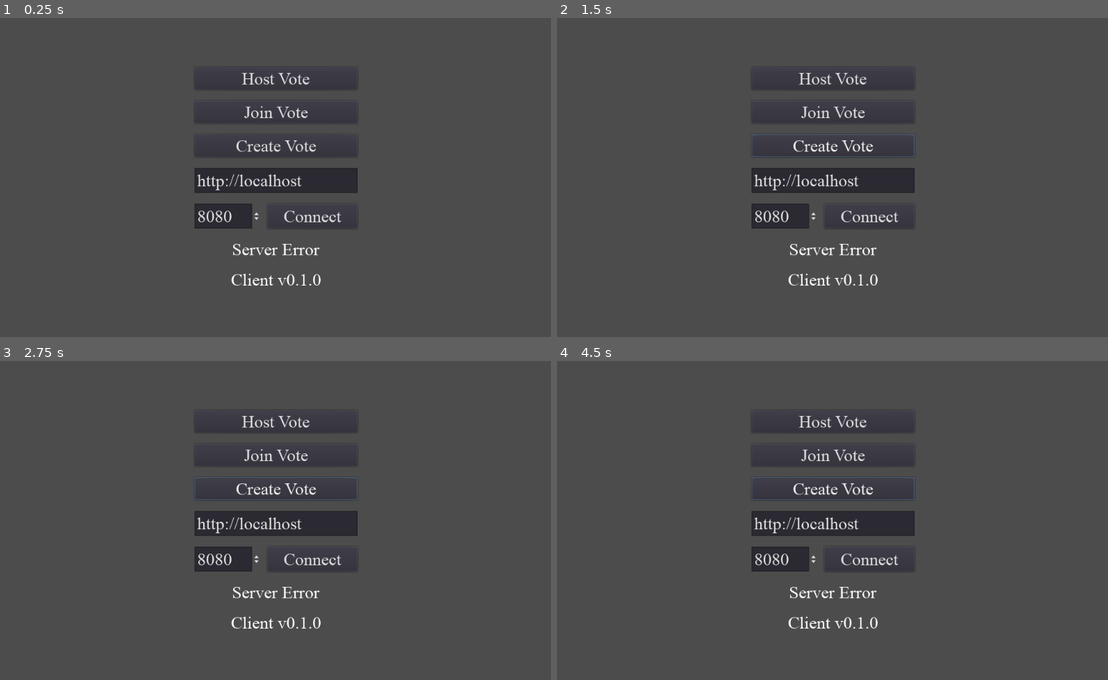
Above: before the commit, frames 1-4 (two rows, left to right).
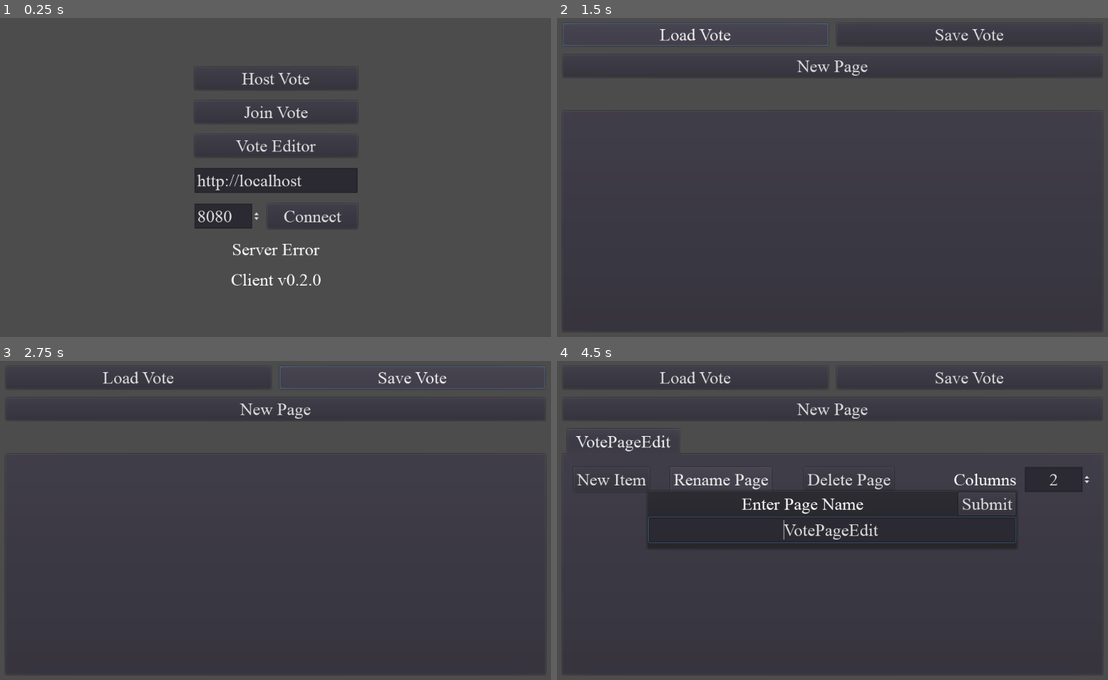
Above: after the commit, the same moments.

Repository: muckas/live-voter-client
Game: Godot game, scene res://scenes/Menu.tscn
Two runs of this game, one before a commit and one after it. Both use one fixed random seed, a clock stepped at 60 frames per second and the inputs below. The engine's default icon, where the game draws it, is replaced by a stand-in: a white triangle on a blue panel in a dark square.
Inputs (mouse positions are in pixels of both pictures, inside the frame that each line leads up to):
- Up to frame 1 (0.25 s): no input
- Up to frame 2 (1.5 s): click (832, 145) at 0.5 s, where only the run before the commit has a clickable "Create Vote"; click (694, 33) at 1.25 s, where only the run after the commit has a clickable "Load Vote"
- Up to frame 3 (2.75 s): click (413, 376) at 2 s, where only the run after the commit has a clickable "Save Vote"
- Up to frame 4 (4.5 s): click (832, 408) at 2.75 s, where only the run after the commit has a clickable "New Page"; click (1025, 504) at 3.5 s, where only the run after the commit has a clickable "Submit"; click (722, 479) at 4.25 s, where only the run after the commit has a clickable "Rename Page"

The runs differ from the first frame. In frame 1, 0.3% of the frame differs, in the area x 42-58%, y 38-84%; in frame 2, 2.8%; in frame 3, 2.8%; in frame 4, 13%, in the area x 2-97%, y 3-99%.

Commit message:
Vote Editor

Diff:
--- a/global/autoload/Global.gd
+++ b/global/autoload/Global.gd
@@ -1,7 +1,9 @@
 extends Node
 
-const VERSION = "0.1.0"
+const VERSION = "0.2.0"
 
 var server_url:String = "http://localhost"
 var server_port:int = 8080
 var server_ok:bool = false
+
+var file_dialog_path:String
--- /dev/null
+++ b/objects/VoteItemEdit.gd
@@ -0,0 +1,45 @@
+extends Control
+class_name VoteItemEdit
+
+var name_hover:bool = false
+
+onready var vbox:VBoxContainer = $VBoxContainer
+onready var name_edit:LineEdit = $VBoxContainer/NameEdit
+onready var name_button:Button = $VBoxContainer/NameButton
+onready var file_dialog:FileDialog = $FileDialog
+onready var texture_rect:TextureRect = $VBoxContainer/TextureRect
+
+func _ready() -> void:
+	connect("resized", self, "_on_self_resized")
+	_on_self_resized()
+
+
+func _on_self_resized() -> void:
+	vbox.rect_size = rect_size
+
+func _on_NameButton_pressed() -> void:
+	name_button.visible = false
+	name_edit.visible = true
+	name_edit.grab_focus()
+
+func _on_NameEdit_text_entered(_new_text:String) -> void:
+	name_button.text = name_edit.text
+	name_button.visible = true
+	name_edit.visible = false
+
+func _on_BtRemove_pressed() -> void:
+	queue_free()
+
+func _on_BtLoadImage_pressed() -> void:
+	if Global.file_dialog_path:
+		file_dialog.set_current_dir(Global.file_dialog_path)
+	file_dialog.popup_centered()
+
+func _on_FileDialog_file_selected(path:String) -> void:
+	file_dialog.visible = false
+	Global.file_dialog_path = file_dialog.get_current_dir()
+	var img = Image.new()
+	var tex = ImageTexture.new()
+	img.load(path)
+	tex.create_from_image(img)
+	texture_rect.texture = tex
--- /dev/null
+++ b/objects/VoteItemEdit.tscn
@@ -0,0 +1,74 @@
+[gd_scene load_steps=4 format=2]
+
+[ext_resource path="res://ui/themes/main_theme.tres" type="Theme" id=1]
+[ext_resource path="res://icon.png" type="Texture" id=2]
+[ext_resource path="res://objects/VoteItemEdit.gd" type="Script" id=3]
+
+[node name="VoteItemEdit" type="Control"]
+anchor_right = 0.361
+anchor_bottom = 0.5
+margin_right = 0.335968
+size_flags_horizontal = 3
+size_flags_vertical = 3
+theme = ExtResource( 1 )
+script = ExtResource( 3 )
+
+[node name="VBoxContainer" type="VBoxContainer" parent="."]
+anchor_right = 1.0
+anchor_bottom = 1.0
+margin_right = 3.05176e-05
+size_flags_horizontal = 3
+size_flags_vertical = 3
+custom_constants/separation = 16
+
+[node name="TextureRect" type="TextureRect" parent="VBoxContainer"]
+margin_right = 370.0
+margin_bottom = 242.0
+size_flags_horizontal = 3
+size_flags_vertical = 3
+texture = ExtResource( 2 )
+expand = true
+stretch_mode = 6
+
+[node name="NameEdit" type="LineEdit" parent="VBoxContainer"]
+visible = false
+margin_top = 202.0
+margin_right = 370.0
+margin_bottom = 248.0
+size_flags_horizontal = 3
+align = 1
+placeholder_text = "Vote Item Name"
+
+[node name="NameButton" type="Button" parent="VBoxContainer"]
+margin_top = 258.0
+margin_right = 370.0
+margin_bottom = 300.0
+text = "Vote Item Name"
+
+[node name="BtRemove" type="Button" parent="."]
+margin_right = 42.0
+margin_bottom = 42.0
+text = "X"
+
+[node name="BtLoadImage" type="Button" parent="."]
+margin_top = 42.0
+margin_right = 62.0
+margin_bottom = 84.0
+text = "img"
+
+[node name="FileDialog" type="FileDialog" parent="."]
+margin_left = 82.0
+margin_top = 54.0
+margin_right = 917.0
+margin_bottom = 550.0
+window_title = "Open a File"
+resizable = true
+mode = 0
+access = 2
+
+[connection signal="focus_exited" from="VBoxContainer/NameEdit" to="." method="_on_NameEdit_text_entered" binds= [ "" ]]
+[connection signal="text_entered" from="VBoxContainer/NameEdit" to="." method="_on_NameEdit_text_entered"]
+[connection signal="pressed" from="VBoxContainer/NameButton" to="." method="_on_NameButton_pressed"]
+[connection signal="pressed" from="BtRemove" to="." method="_on_BtRemove_pressed"]
+[connection signal="pressed" from="BtLoadImage" to="." method="_on_BtLoadImage_pressed"]
+[connection signal="file_selected" from="FileDialog" to="." method="_on_FileDialog_file_selected"]
--- /dev/null
+++ b/objects/VotePageEdit.gd
@@ -0,0 +1,37 @@
+extends Control
+class_name VotePageEdit
+
+export(PackedScene) var vote_item_scene:PackedScene
+
+onready var vbox:VBoxContainer = $VBoxContainer
+onready var grid:GridContainer = $VBoxContainer/GridContainer
+onready var name_popup:Popup = $NamePopup
+onready var name_edit:LineEdit = $NamePopup/VBoxContainer/PageNameEdit
+
+func _ready() -> void:
+	connect("resized", self, "_on_self_resized")
+	_on_self_resized()
+
+
+func _on_self_resized() -> void:
+	vbox.rect_position = Vector2(16, 16)
+	vbox.rect_size = rect_size - Vector2(32, 32)
+
+func _on_BtNewItem_pressed() -> void:
+	var vote_item_instance = vote_item_scene.instance()
+	grid.add_child(vote_item_instance)
+
+func _on_ColumnsSpinBox_value_changed(value:int) -> void:
+	grid.columns = value
+
+func _on_BtRenamePage_pressed():
+	name_edit.text = get_name()
+	name_popup.popup_centered()
+	name_edit.grab_focus()
+
+func _on_PageNameEdit_text_entered(_new_text:String) -> void:
+	name_popup.visible = false
+	set_name(name_edit.text)
+
+func _on_BtDeletePage_pressed():
+	queue_free()
--- /dev/null
+++ b/objects/VotePageEdit.tscn
@@ -0,0 +1,124 @@
+[gd_scene load_steps=4 format=2]
+
+[ext_resource path="res://objects/VoteItemEdit.tscn" type="PackedScene" id=1]
+[ext_resource path="res://ui/themes/main_theme.tres" type="Theme" id=2]
+[ext_resource path="res://objects/VotePageEdit.gd" type="Script" id=3]
+
+[node name="VotePageEdit" type="Control"]
+anchor_right = 1.0
+anchor_bottom = 1.0
+size_flags_horizontal = 3
+size_flags_vertical = 3
+theme = ExtResource( 2 )
+script = ExtResource( 3 )
+vote_item_scene = ExtResource( 1 )
+
+[node name="VBoxContainer" type="VBoxContainer" parent="."]
+margin_right = 1024.0
+margin_bottom = 600.0
+custom_constants/separation = 16
+
+[node name="HBoxContainer" type="HBoxContainer" parent="VBoxContainer"]
+margin_right = 1024.0
+margin_bottom = 46.0
+custom_constants/separation = 16
+
+[node name="BtNewItem" type="Button" parent="VBoxContainer/HBoxContainer"]
+margin_right = 139.0
+margin_bottom = 46.0
+size_flags_horizontal = 0
+text = "New Item"
+
+[node name="BtRenamePage" type="Button" parent="VBoxContainer/HBoxContainer"]
+margin_left = 202.0
+margin_right = 388.0
+margin_bottom = 46.0
+size_flags_horizontal = 10
+text = "Rename Page"
+
+[node name="BtDeletePage" type="Button" parent="VBoxContainer/HBoxContainer"]
+margin_left = 472.0
+margin_right = 637.0
+margin_bottom = 46.0
+size_flags_horizontal = 10
+text = "Delete Page"
+
+[node name="ColumnsLabel" type="Label" parent="VBoxContainer/HBoxContainer"]
+margin_left = 771.0
+margin_right = 886.0
+margin_bottom = 46.0
+size_flags_horizontal = 10
+size_flags_vertical = 1
+text = "Columns"
+align = 2
+valign = 1
+
+[node name="ColumnsSpinBox" type="SpinBox" parent="VBoxContainer/HBoxContainer"]
+margin_left = 902.0
+margin_right = 1024.0
+margin_bottom = 46.0
+size_flags_horizontal = 8
+min_value = 1.0
+max_value = 5.0
+value = 2.0
+rounded = true
+align = 1
+
+[node name="GridContainer" type="GridContainer" parent="VBoxContainer"]
+margin_top = 62.0
+margin_right = 1024.0
+margin_bottom = 600.0
+size_flags_horizontal = 3
+size_flags_vertical = 3
+custom_constants/vseparation = 16
+custom_constants/hseparation = 16
+columns = 2
+
+[node name="NamePopup" type="PopupPanel" parent="."]
+visible = true
+margin_left = 139.0
+margin_top = 195.0
+margin_right = 822.0
+margin_bottom = 304.0
+__meta__ = {
+"_edit_group_": true
+}
+
+[node name="VBoxContainer" type="VBoxContainer" parent="NamePopup"]
+margin_left = 4.0
+margin_top = 4.0
+margin_right = 679.0
+margin_bottom = 105.0
+
+[node name="HBoxContainer" type="HBoxContainer" parent="NamePopup/VBoxContainer"]
+margin_right = 675.0
+margin_bottom = 42.0
+
+[node name="PageNameLabel" type="Label" parent="NamePopup/VBoxContainer/HBoxContainer"]
+margin_right = 566.0
+margin_bottom = 42.0
+size_flags_horizontal = 3
+size_flags_vertical = 7
+text = "Enter Page Name"
+align = 1
+valign = 1
+
+[node name="BtSubmit" type="Button" parent="NamePopup/VBoxContainer/HBoxContainer"]
+margin_left = 570.0
+margin_right = 675.0
+margin_bottom = 42.0
+text = "Submit"
+
+[node name="PageNameEdit" type="LineEdit" parent="NamePopup/VBoxContainer"]
+margin_top = 46.0
+margin_right = 675.0
+margin_bottom = 92.0
+size_flags_horizontal = 3
+align = 1
+
+[connection signal="pressed" from="VBoxContainer/HBoxContainer/BtNewItem" to="." method="_on_BtNewItem_pressed"]
+[connection signal="pressed" from="VBoxContainer/HBoxContainer/BtRenamePage" to="." method="_on_BtRenamePage_pressed"]
+[connection signal="pressed" from="VBoxContainer/HBoxContainer/BtDeletePage" to="." method="_on_BtDeletePage_pressed"]
+[connection signal="value_changed" from="VBoxContainer/HBoxContainer/ColumnsSpinBox" to="." method="_on_ColumnsSpinBox_value_changed"]
+[connection signal="pressed" from="NamePopup/VBoxContainer/HBoxContainer/BtSubmit" to="." method="_on_PageNameEdit_text_entered" binds= [ "" ]]
+[connection signal="text_entered" from="NamePopup/VBoxContainer/PageNameEdit" to="." method="_on_PageNameEdit_text_entered"]
--- a/project.godot
+++ b/project.godot
@@ -7,6 +7,22 @@
 ;   param=value ; assign values to parameters
 
 config_version=4
+
+_global_script_classes=[ {
+"base": "Control",
+"class": "VoteItemEdit",
+"language": "GDScript",
+"path": "res://objects/VoteItemEdit.gd"
+}, {
+"base": "Control",
+"class": "VotePageEdit",
+"language": "GDScript",
+"path": "res://objects/VotePageEdit.gd"
+} ]
+_global_script_class_icons={
+"VoteItemEdit": "",
+"VotePageEdit": ""
+}
 
 [application]
 
--- a/scenes/Menu.gd
+++ b/scenes/Menu.gd
@@ -39,3 +39,6 @@
 	else:
 		server_label.text = "Server Error"
 		Global.server_ok = false
+
+func _on_BtVoteEditor_pressed() -> void:
+	get_tree().change_scene("res://scenes/VoteEditor.tscn")
--- a/scenes/Menu.tscn
+++ b/scenes/Menu.tscn
@@ -43,13 +43,13 @@
 size_flags_vertical = 3
 text = "Join Vote"
 
-[node name="BtCreateVote" type="Button" parent="HFlowContainer"]
+[node name="BtVoteEditor" type="Button" parent="HFlowContainer"]
 margin_top = 124.0
 margin_right = 300.0
 margin_bottom = 166.0
 size_flags_horizontal = 3
 size_flags_vertical = 3
-text = "Create Vote"
+text = "Vote Editor"
 
 [node name="ServerAddress" type="LineEdit" parent="HFlowContainer"]
 margin_top = 186.0
@@ -96,4 +96,5 @@
 align = 1
 
 [connection signal="timeout" from="ViewportTimer" to="." method="_on_viewport_size_changed"]
+[connection signal="pressed" from="HFlowContainer/BtVoteEditor" to="." method="_on_BtVoteEditor_pressed"]
 [connection signal="pressed" from="HFlowContainer/PortContainer/BtConnect" to="." method="_on_server_connect"]
--- /dev/null
+++ b/scenes/VoteEditor.gd
@@ -0,0 +1,28 @@
+extends Control
+
+export(PackedScene) var vote_page_scene:PackedScene
+
+onready var vbox:VBoxContainer = $VBoxContainer
+onready var tab_container:TabContainer = $VBoxContainer/TabContainer
+onready var new_page_popup:Popup = $PopupNewPage
+onready var new_page_name:LineEdit = $PopupNewPage/VBoxContainer/PageNameEdit
+
+func _ready() -> void:
+	get_tree().root.connect("size_changed", self, "_on_viewport_size_changed")
+	_on_viewport_size_changed()
+
+
+func _on_viewport_size_changed() -> void:
+	vbox.rect_position = Vector2(16, 16)
+	vbox.rect_size = get_viewport_rect().size - Vector2(32, 32)
+
+func _on_BtNewPage_pressed() -> void:
+	new_page_name.text = ""
+	new_page_popup.popup_centered()
+	new_page_name.grab_focus()
+
+func _on_PageNameEdit_text_entered(_new_text:String) -> void:
+	new_page_popup.visible = false
+	var vote_page_instance = vote_page_scene.instance()
+	vote_page_instance.set_name(new_page_name.text)
+	tab_container.add_child(vote_page_instance)
--- /dev/null
+++ b/scenes/VoteEditor.tscn
@@ -0,0 +1,105 @@
+[gd_scene load_steps=4 format=2]
+
+[ext_resource path="res://ui/themes/main_theme.tres" type="Theme" id=1]
+[ext_resource path="res://scenes/VoteEditor.gd" type="Script" id=2]
+[ext_resource path="res://objects/VotePageEdit.tscn" type="PackedScene" id=3]
+
+[node name="VoteEditor" type="Control"]
+anchor_right = 1.0
+anchor_bottom = 1.0
+theme = ExtResource( 1 )
+script = ExtResource( 2 )
+vote_page_scene = ExtResource( 3 )
+
+[node name="VBoxContainer" type="VBoxContainer" parent="."]
+margin_right = 1024.0
+margin_bottom = 600.0
+custom_constants/separation = 16
+
+[node name="HBoxSaveLoad" type="HBoxContainer" parent="VBoxContainer"]
+margin_right = 1024.0
+margin_bottom = 42.0
+custom_constants/separation = 16
+
+[node name="BtLoadVote" type="Button" parent="VBoxContainer/HBoxSaveLoad"]
+margin_right = 504.0
+margin_bottom = 42.0
+size_flags_horizontal = 3
+text = "Load Vote"
+
+[node name="BtSaveVote" type="Button" parent="VBoxContainer/HBoxSaveLoad"]
+margin_left = 520.0
+margin_right = 1024.0
+margin_bottom = 42.0
+size_flags_horizontal = 3
+text = "Save Vote"
+
+[node name="HBoxEdit" type="HBoxContainer" parent="VBoxContainer"]
+margin_top = 58.0
+margin_right = 1024.0
+margin_bottom = 100.0
+custom_constants/separation = 16
+
+[node name="BtNewPage" type="Button" parent="VBoxContainer/HBoxEdit"]
+margin_right = 1024.0
+margin_bottom = 42.0
+size_flags_horizontal = 3
+text = "New Page"
+
+[node name="TabContainer" type="TabContainer" parent="VBoxContainer"]
+margin_top = 116.0
+margin_right = 1024.0
+margin_bottom = 600.0
+size_flags_horizontal = 3
+size_flags_vertical = 3
+tab_align = 0
+
+[node name="PopupNewPage" type="PopupPanel" parent="."]
+margin_left = 104.0
+margin_top = 214.0
+margin_right = 919.0
+margin_bottom = 324.0
+__meta__ = {
+"_edit_group_": true
+}
+
+[node name="VBoxContainer" type="VBoxContainer" parent="PopupNewPage"]
+margin_left = 4.0
+margin_top = 4.0
+margin_right = 811.0
+margin_bottom = 106.0
+size_flags_horizontal = 3
+size_flags_vertical = 3
+
+[node name="HBoxContainer" type="HBoxContainer" parent="PopupNewPage/VBoxContainer"]
+margin_right = 807.0
+margin_bottom = 42.0
+
+[node name="PageNameLabel" type="Label" parent="PopupNewPage/VBoxContainer/HBoxContainer"]
+margin_top = 3.0
+margin_right = 698.0
+margin_bottom = 39.0
+size_flags_horizontal = 3
+size_flags_vertical = 6
+text = "Enter page name"
+align = 1
+valign = 1
+
+[node name="BtSubmitName" type="Button" parent="PopupNewPage/VBoxContainer/HBoxContainer"]
+margin_left = 702.0
+margin_right = 807.0
+margin_bottom = 42.0
+text = "Submit"
+
+[node name="PageNameEdit" type="LineEdit" parent="PopupNewPage/VBoxContainer"]
+margin_top = 46.0
+margin_right = 807.0
+margin_bottom = 102.0
+size_flags_horizontal = 3
+size_flags_vertical = 3
+align = 1
+placeholder_text = "Page Name"
+
+[connection signal="pressed" from="VBoxContainer/HBoxEdit/BtNewPage" to="." method="_on_BtNewPage_pressed"]
+[connection signal="pressed" from="PopupNewPage/VBoxContainer/HBoxContainer/BtSubmitName" to="." method="_on_PageNameEdit_text_entered" binds= [ "" ]]
+[connection signal="text_entered" from="PopupNewPage/VBoxContainer/PageNameEdit" to="." method="_on_PageNameEdit_text_entered"]
